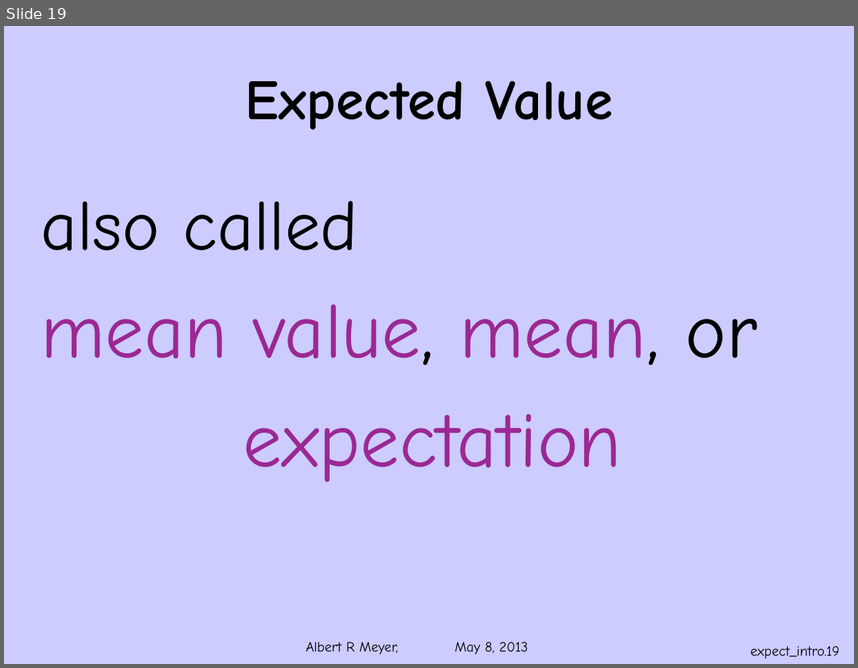
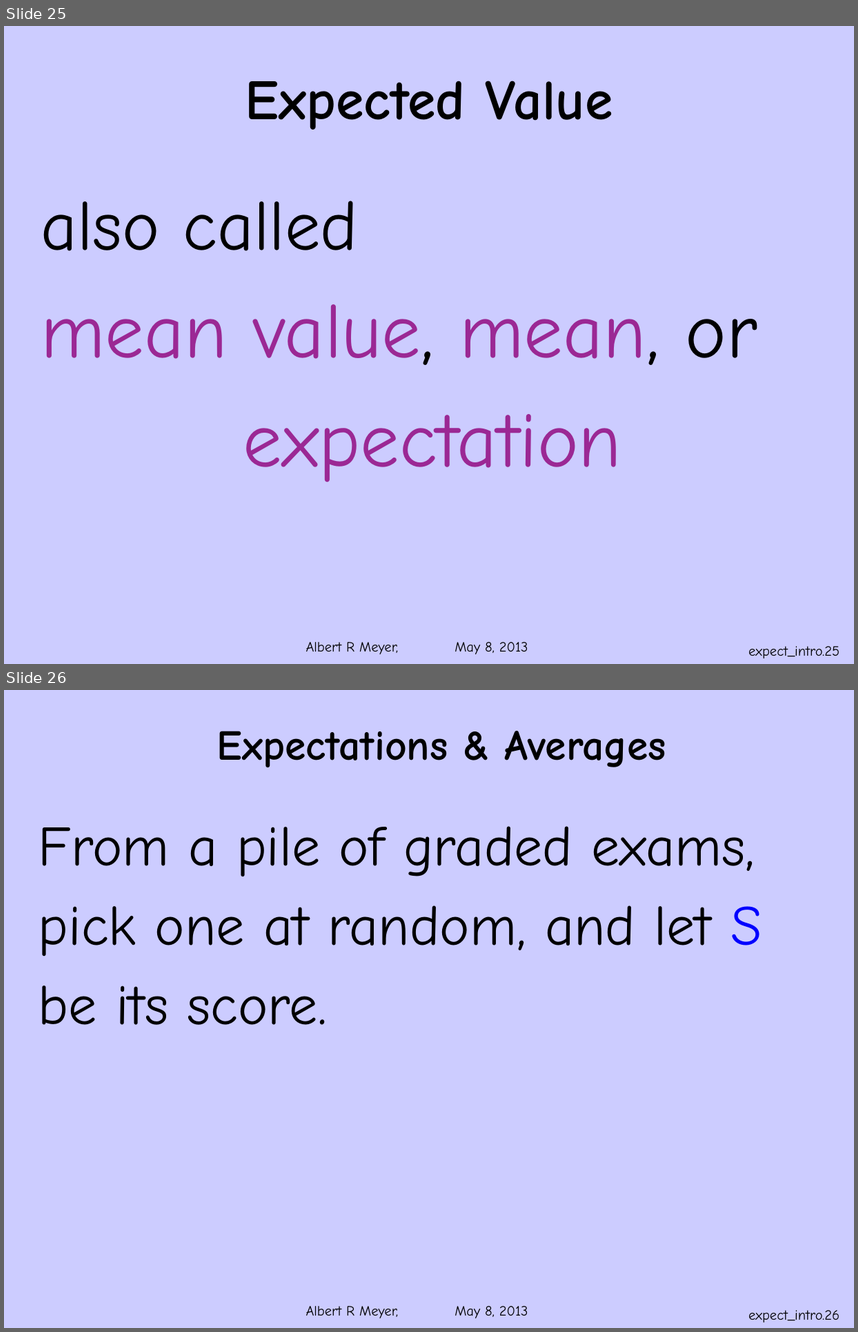
Before and after one commit to armeyer/mcs_web, a slide deck: spring13/slides13/ranvar-expect-intro.pptx. Shown one above the other, each under a label of ours: slide 19 before the commit, slides 25 and 26 after it. The pictures are 858x668 and 858x1332 pixels, drawn with LibreOffice and Linux fonts; fonts in the diff are those of the drawing; background and template pictures are left out. Boxes give left, top, right and bottom in pixels: in the first picture for what was removed or moved away, otherwise in the second. Text is boxed around its words. In the diff, an @@ line names an element or a change of style, - is before the commit and + after.

Commit message:
extend ranvar-expect-intro.pptx

```diff
--- a/spring13/slides13/ranvar-expect-intro.pptx
+++ b/spring13/slides13/ranvar-expect-intro.pptx
@@ slide 26 added at [4, 690, 854, 1328], background #CCCCFF; not listed: 1 template element that a slide beside it also shows @@
@@ title added at [217, 731, 666, 768], 36 pt, text #000000, bold @@
+Expectations & Averages
@@ text added at [38, 826, 762, 1025], 48 pt, text #000000 @@
+From a pile of graded exams,
+pick one at random, and let S
+be its score.
@@ page number added at [749, 1310, 840, 1322], 12 pt, text #000000 @@
+expect_intro.26
@@ what was slide 19 is now slide 25 @@
@@ page number at [749, 646, 840, 658]: text changed @@
-expect_intro.19
+expect_intro.25
```
Also in this commit, not shown: 4 slides changed, 13 other slides added, 2 slides removed.
